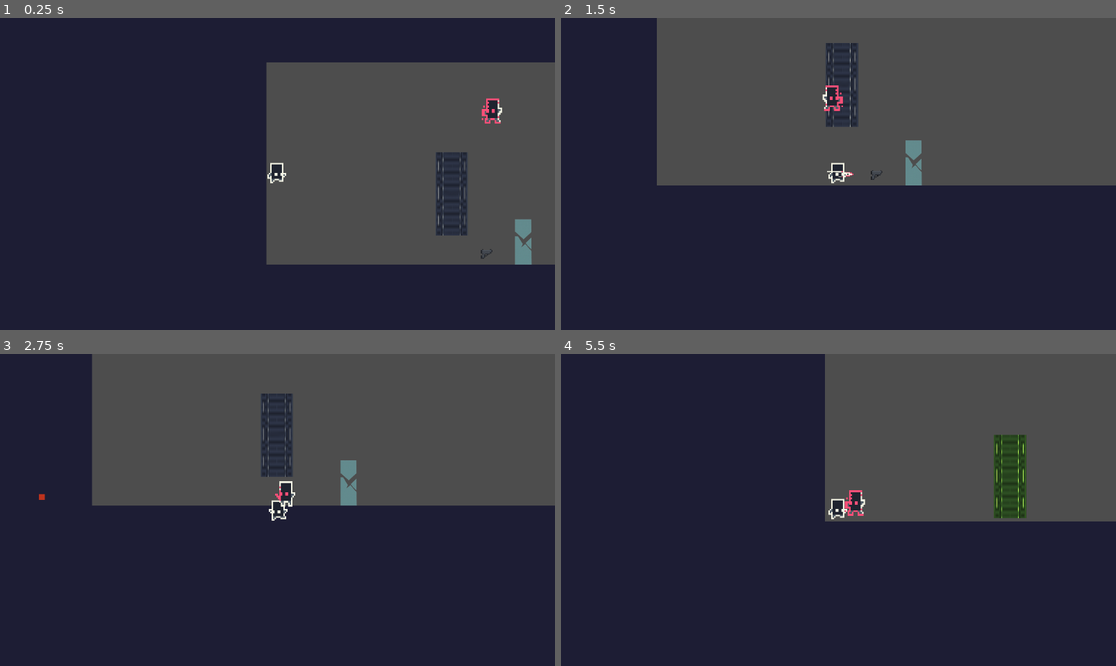
Above: before the commit, frames 1-4 (two rows, left to right).
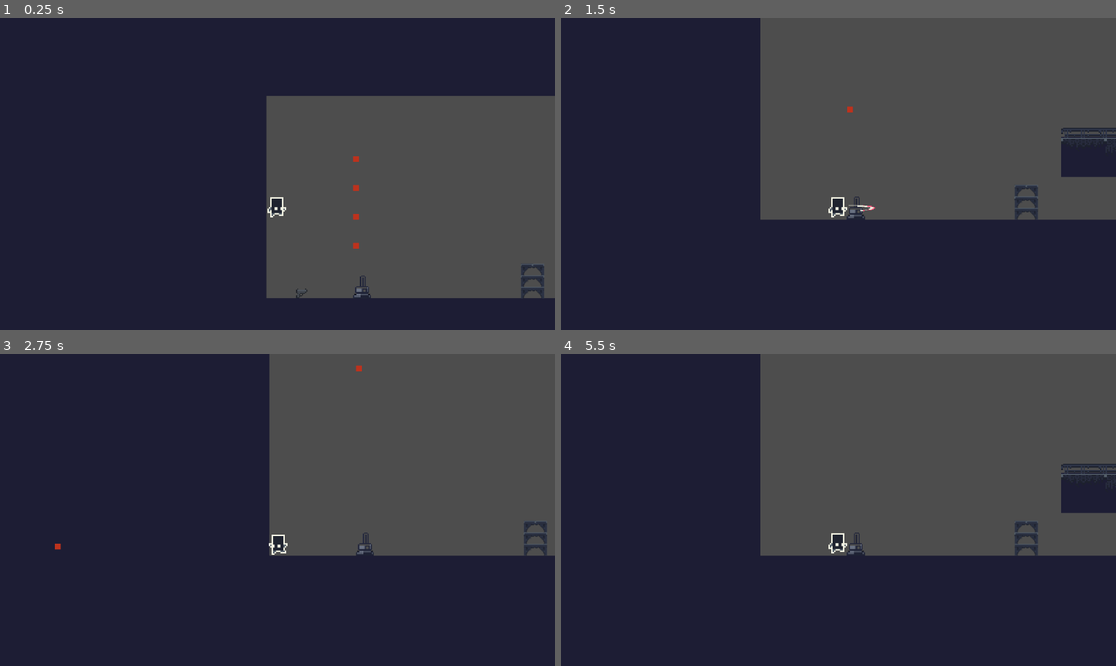
Above: after the commit, the same moments.

Repository: Varreaux/W3Game
Game: Godot game, scene res://main.tscn
Same seed, same stepped clock (60 frames per second), same inputs: the game is played once before the commit and once after it.
Inputs:
- Up to frame 1 (0.25 s): no input
- Up to frame 2 (1.5 s): tap Enter (ui_accept) at 0.5, 0.77 s; hold Right (ui_right) from 0.53 s (still down); tap Space (ui_select) at 0.6, 1.35 s
- Up to frame 3 (2.75 s): tap Enter (ui_accept) at 1.52 s; release Right (ui_right) at 2.03 s; hold Left (ui_left) from 2.03 s (still down); tap Space (ui_select) at 2.1 s
- Up to frame 4 (5.5 s): release Left (ui_left) at 2.78 s; hold Right (ui_right) 2.78-4.28 s; tap Space (ui_select) every 0.75 s from 2.85 to 5.1 s; tap Enter (ui_accept) at 3.02, 3.77, 4.52 s; hold Left (ui_left) 4.28-5.03 s; hold Right (ui_right) from 5.03 s (still down)

The runs differ from the first frame. In frame 1, 13% of the frame differs, in the area x 48-100%, y 14-90%; in frame 2, 20%; in frame 3, 25%, in the area x 7-100%, y 0-65%; in frame 4, 16%.

Commit message:
starting building world, added turret

Diff:
--- /dev/null
+++ b/box_stand.tscn
@@ -0,0 +1,18 @@
+[gd_scene load_steps=3 format=3 uid="uid://c78un30vcng8m"]
+
+[ext_resource type="Texture2D" uid="uid://cv6lnsf12w2gu" path="res://industrial.v2.png" id="1_bjlu6"]
+
+[sub_resource type="RectangleShape2D" id="RectangleShape2D_5e2x3"]
+size = Vector2(32, 48)
+
+[node name="box_stand" type="StaticBody2D"]
+
+[node name="CollisionShape2D" type="CollisionShape2D" parent="."]
+position = Vector2(32, 0)
+shape = SubResource("RectangleShape2D_5e2x3")
+
+[node name="Sprite2D" type="Sprite2D" parent="."]
+position = Vector2(32, 0)
+texture = ExtResource("1_bjlu6")
+region_enabled = true
+region_rect = Rect2(383.71, 31.6841, 32.7138, 48.6932)
--- a/breakable_door.gd
+++ b/breakable_door.gd
@@ -13,7 +13,8 @@
 
 func _on_hitbox_area_entered(area: Area2D) -> void:
 	#if area.name == "bullet":
-	if area.is_in_group("bullets"):
+	#if area.is_in_group("bullets"):
+	if area.name == "sword":
 		area.queue_free()
 		$AnimatedSprite2D.play("breaking")  # Play the animation
 		await get_tree().create_timer(.3).timeout  # Wait 2 seconds
--- a/bullet.gd
+++ b/bullet.gd
@@ -13,3 +13,9 @@
 func _process(delta: float) -> void:
 	position += direction * speed * delta
 	#pass
+
+
+func _on_body_entered(body: Node2D) -> void:
+	if body.name == "turret":
+		body.slow_down()
+		queue_free()
--- a/bullet.tscn
+++ b/bullet.tscn
@@ -16,3 +16,5 @@
 offset_right = 8.0
 offset_bottom = 8.0
 color = Color(0.741462, 0.195056, 0.114459, 1)
+
+[connection signal="body_entered" from="." to="." method="_on_body_entered"]
--- a/main.tscn
+++ b/main.tscn
@@ -1,13 +1,18 @@
-[gd_scene load_steps=9 format=3 uid="uid://wwbqbws515pt"]
+[gd_scene load_steps=13 format=3 uid="uid://wwbqbws515pt"]
 
 [ext_resource type="PackedScene" uid="uid://cq2cov84cq0s1" path="res://player.tscn" id="1_3pe8w"]
 [ext_resource type="PackedScene" uid="uid://dcst2x8q5jyg2" path="res://breakable_door.tscn" id="2_12cy2"]
-[ext_resource type="PackedScene" uid="uid://cbnugvsnnvqrm" path="res://sliding_door.tscn" id="3_pqtyk"]
+[ext_resource type="PackedScene" uid="uid://b788vxeh7ug22" path="res://regular_wall.tscn" id="4_3ijgk"]
 [ext_resource type="PackedScene" uid="uid://c6lhuspcu3v85" path="res://gun.tscn" id="4_aheta"]
-[ext_resource type="PackedScene" uid="uid://dv1ikq1wucki2" path="res://ghost.tscn" id="5_wlapj"]
+[ext_resource type="PackedScene" uid="uid://dongws64nfc2n" path="res://sword_icon.tscn" id="5_4cule"]
+[ext_resource type="PackedScene" uid="uid://c78un30vcng8m" path="res://box_stand.tscn" id="6_hitre"]
+[ext_resource type="PackedScene" uid="uid://33f50xmlqra6" path="res://turret.tscn" id="7_s40y1"]
 
 [sub_resource type="RectangleShape2D" id="RectangleShape2D_j3gum"]
-size = Vector2(1209, 111.5)
+size = Vector2(1216, 96)
+
+[sub_resource type="RectangleShape2D" id="RectangleShape2D_rgihs"]
+size = Vector2(1445, 410)
 
 [sub_resource type="RectangleShape2D" id="RectangleShape2D_egj7i"]
 size = Vector2(1216, 32)
@@ -15,12 +20,15 @@
 [sub_resource type="RectangleShape2D" id="RectangleShape2D_4qpgp"]
 size = Vector2(20, 392)
 
+[sub_resource type="RectangleShape2D" id="RectangleShape2D_qe6t8"]
+size = Vector2(16, 776)
+
 [node name="main" type="Node2D"]
 
 [node name="floor" type="StaticBody2D" parent="."]
 
 [node name="CollisionShape2D" type="CollisionShape2D" parent="floor"]
-position = Vector2(611.5, 175.75)
+position = Vector2(608, 168)
 shape = SubResource("RectangleShape2D_j3gum")
 
 [node name="Control" type="Control" parent="floor"]
@@ -35,6 +43,31 @@
 anchor_top = 1.8
 anchor_right = 17.9
 anchor_bottom = 10.15
+offset_top = 48.0
+offset_right = 500.0
+offset_bottom = 98.0
+color = Color(0.113725, 0.113725, 0.203922, 1)
+metadata/_edit_use_anchors_ = true
+
+[node name="floor" type="StaticBody2D" parent="floor"]
+
+[node name="CollisionShape2D" type="CollisionShape2D" parent="floor/floor"]
+position = Vector2(1701.5, 1104)
+shape = SubResource("RectangleShape2D_rgihs")
+
+[node name="Control" type="Control" parent="floor/floor"]
+layout_mode = 3
+anchors_preset = 0
+offset_right = 40.0
+offset_bottom = 40.0
+
+[node name="ColorRect" type="ColorRect" parent="floor/floor/Control"]
+layout_mode = 1
+anchors_preset = -1
+anchor_left = 17.95
+anchor_top = 21.2
+anchor_right = 48.1
+anchor_bottom = 29.55
 offset_top = 48.0
 offset_right = 500.0
 offset_bottom = 98.0
@@ -91,18 +124,64 @@
 color = Color(0.113427, 0.112603, 0.202705, 1)
 metadata/_edit_use_anchors_ = true
 
+[node name="left_wall" type="StaticBody2D" parent="left_wall"]
+
+[node name="CollisionShape2D" type="CollisionShape2D" parent="left_wall/left_wall"]
+position = Vector2(1208, 508)
+shape = SubResource("RectangleShape2D_qe6t8")
+
+[node name="Control" type="Control" parent="left_wall/left_wall"]
+layout_mode = 3
+anchors_preset = 0
+offset_right = 40.0
+offset_bottom = 40.0
+metadata/_edit_use_anchors_ = true
+
+[node name="ColorRect" type="ColorRect" parent="left_wall/left_wall/Control"]
+layout_mode = 1
+anchors_preset = -1
+anchor_left = 18.0
+anchor_top = 7.8
+anchor_right = 18.0
+anchor_bottom = 26.6
+offset_top = -192.0
+offset_right = 499.0
+offset_bottom = -160.0
+color = Color(0.113427, 0.112603, 0.202705, 1)
+metadata/_edit_use_anchors_ = true
+
 [node name="Player" parent="." instance=ExtResource("1_3pe8w")]
 position = Vector2(15, -38)
 
 [node name="breakable_door" parent="." instance=ExtResource("2_12cy2")]
-position = Vector2(344, 56)
-
-[node name="sliding_door" parent="." instance=ExtResource("3_pqtyk")]
-position = Vector2(256, 64)
-scale = Vector2(2.81103, 1.78734)
+position = Vector2(1192, 56)
 
 [node name="gun" parent="." instance=ExtResource("4_aheta")]
-position = Vector2(304, 104)
+position = Vector2(48, 112)
 
-[node name="ghost" parent="." instance=ExtResource("5_wlapj")]
-position = Vector2(328, -88)
+[node name="all_reg_walls" type="Control" parent="."]
+layout_mode = 3
+anchors_preset = 0
+offset_right = 40.0
+offset_bottom = 40.0
+
+[node name="regular_wall2" parent="all_reg_walls" instance=ExtResource("4_3ijgk")]
+position = Vector2(782, -58)
+scale = Vector2(3.63269, 2.97189)
+
+[node name="regular_wall" parent="all_reg_walls" instance=ExtResource("4_3ijgk")]
+position = Vector2(416, -8.00001)
+scale = Vector2(1.90596, 1.72392)
+
+[node name="regular_wall3" parent="all_reg_walls" instance=ExtResource("4_3ijgk")]
+position = Vector2(1480, -40)
+scale = Vector2(2.67691, 2.52233)
+
+[node name="sword_icon" parent="." instance=ExtResource("5_4cule")]
+position = Vector2(1976, -40)
+
+[node name="box_stand" parent="." instance=ExtResource("6_hitre")]
+position = Vector2(336, 96)
+
+[node name="turret" parent="." instance=ExtResource("7_s40y1")]
+position = Vector2(120, 80)
--- a/player.gd
+++ b/player.gd
@@ -7,6 +7,7 @@
 @export var sword_scene: PackedScene
 
 var has_gun := false
+var has_sword := true
 
 # Get the gravity from the project settings to be synced with RigidBody nodes.
 var gravity: int = ProjectSettings.get_setting("physics/2d/default_gravity")
@@ -49,7 +50,7 @@
 		bullet.direction = facing_dir.normalized()
 		get_tree().current_scene.add_child(bullet)
 
-	if Input.is_action_just_pressed("ui_select"):  # Example: Z key
+	if has_sword and Input.is_action_just_pressed("ui_select"):  # Example: Z key
 		if sword_scene:
 			var sword = sword_scene.instantiate()
 			if facing_dir.x < 0:
--- a/player.tscn
+++ b/player.tscn
@@ -60,6 +60,7 @@
 offset_bottom = 16.0
 
 [node name="Camera2D" type="Camera2D" parent="."]
+position = Vector2(0, -47)
 zoom = Vector2(1.5, 1.5)
 
 [node name="AnimatedSprite2D" type="AnimatedSprite2D" parent="."]
--- /dev/null
+++ b/regular_wall.tscn
@@ -0,0 +1,33 @@
+[gd_scene load_steps=3 format=3 uid="uid://b788vxeh7ug22"]
+
+[ext_resource type="Texture2D" uid="uid://cv6lnsf12w2gu" path="res://industrial.v2.png" id="1_ii3ye"]
+
+[sub_resource type="RectangleShape2D" id="RectangleShape2D_l4kob"]
+size = Vector2(191.906, 30.2904)
+
+[node name="regular_wall" type="StaticBody2D"]
+texture_filter = 1
+scale = Vector2(2.66797, 2.47178)
+
+[node name="CollisionShape2D" type="CollisionShape2D" parent="."]
+position = Vector2(95.953, 24.8548)
+shape = SubResource("RectangleShape2D_l4kob")
+
+[node name="Control" type="Control" parent="."]
+layout_mode = 3
+anchors_preset = 0
+offset_right = 192.0
+offset_bottom = 40.0
+
+[node name="ColorRect" type="ColorRect" parent="Control"]
+layout_mode = 0
+offset_top = 8.0
+offset_right = 192.0
+offset_bottom = 40.0
+color = Color(0.113725, 0.113725, 0.203922, 1)
+
+[node name="Sprite2D" type="Sprite2D" parent="Control"]
+position = Vector2(96, 8)
+texture = ExtResource("1_ii3ye")
+region_enabled = true
+region_rect = Rect2(-0.38932, -0.586723, 192.223, 32.125)
--- /dev/null
+++ b/sword_icon.gd
@@ -0,0 +1,26 @@
+extends Area2D
+
+
+var float_timer := 0.0
+var start_y := 0.0
+
+
+
+# Called when the node enters the scene tree for the first time.
+func _ready() -> void:
+	start_y = position.y  # Remember starting height
+	pass # Replace with function body.
+
+
+# Called every frame. 'delta' is the elapsed time since the previous frame.
+func _process(delta: float) -> void:
+	float_timer += delta
+	position.y = start_y + sin(float_timer * 2.0) * 5.0  # Float up and down
+	var brightness = 0.75 + sin(float_timer * 4.0) * 0.25
+	$Sprite2D.modulate = Color(1, 1, brightness)  # Pulses white → pale yellow
+
+
+func _on_body_entered(body: Node2D) -> void:
+	if body.name == "Player":
+		body.has_sword = true
+		queue_free()  # Remove the gun from the scene
--- /dev/null
+++ b/sword_icon.tscn
@@ -0,0 +1,21 @@
+[gd_scene load_steps=4 format=3 uid="uid://dongws64nfc2n"]
+
+[ext_resource type="Script" path="res://sword_icon.gd" id="1_1l3n1"]
+[ext_resource type="Texture2D" uid="uid://13mrs15kunba" path="res://sword_art.png" id="1_r4lky"]
+
+[sub_resource type="RectangleShape2D" id="RectangleShape2D_gfo4m"]
+size = Vector2(32, 32)
+
+[node name="sword_icon" type="Area2D"]
+script = ExtResource("1_1l3n1")
+
+[node name="CollisionShape2D" type="CollisionShape2D" parent="."]
+position = Vector2(8, 8)
+shape = SubResource("RectangleShape2D_gfo4m")
+
+[node name="Sprite2D" type="Sprite2D" parent="."]
+position = Vector2(7.5, 10.5)
+scale = Vector2(0.0439453, 0.0419922)
+texture = ExtResource("1_r4lky")
+
+[connection signal="body_entered" from="." to="." method="_on_body_entered"]
--- /dev/null
+++ b/turret.gd
@@ -0,0 +1,36 @@
+extends CharacterBody2D
+
+@export var bullet_scene: PackedScene
+
+var bullet_interval = 0.05  # fast by default
+var turret_slowed = false
+
+
+func _ready():
+	$Timer.stop()  # Stop it first, just to be safe
+	$Timer.wait_time = bullet_interval  # Set the faster interval
+	$Timer.start()  # Now start it
+#func _ready():
+	#$Timer.wait_time = bullet_interval
+	#$Timer.start()
+
+func shoot_bullet():
+	var bullet = bullet_scene.instantiate()
+	bullet.global_position = global_position + Vector2(0, -10)  # 10 pixels higher
+	#bullet.global_position = global_position
+	bullet.direction = Vector2.UP
+	bullet.speed = 800  # Only turret sets this
+	#bullet.velocity = Vector2.UP * 800  # really fast
+	get_tree().current_scene.add_child(bullet)
+
+func slow_down():
+	if not turret_slowed:
+		#turret_slowed = true
+		$Timer.stop()
+		$Timer.wait_time += 0.1  # much slower
+		$Timer.start()
+
+
+func _on_timer_timeout() -> void:
+	print($Timer.wait_time)
+	shoot_bullet()
--- /dev/null
+++ b/turret.tscn
@@ -0,0 +1,25 @@
+[gd_scene load_steps=5 format=3 uid="uid://33f50xmlqra6"]
+
+[ext_resource type="Script" path="res://turret.gd" id="1_a0qh1"]
+[ext_resource type="PackedScene" uid="uid://cuy0lgtl7esbu" path="res://bullet.tscn" id="2_v71ta"]
+[ext_resource type="Texture2D" uid="uid://dlflbuvs2kpq7" path="res://turret_art.png" id="3_w2nrs"]
+
+[sub_resource type="RectangleShape2D" id="RectangleShape2D_d447f"]
+size = Vector2(24, 32)
+
+[node name="turret" type="CharacterBody2D"]
+script = ExtResource("1_a0qh1")
+bullet_scene = ExtResource("2_v71ta")
+
+[node name="Timer" type="Timer" parent="."]
+
+[node name="CollisionShape2D" type="CollisionShape2D" parent="."]
+position = Vector2(12, 24)
+shape = SubResource("RectangleShape2D_d447f")
+
+[node name="Sprite2D" type="Sprite2D" parent="."]
+position = Vector2(12, 24)
+scale = Vector2(0.0351562, 0.0371093)
+texture = ExtResource("3_w2nrs")
+
+[connection signal="timeout" from="Timer" to="." method="_on_timer_timeout"]
Binary file added: sword_art.png
Not shown, added: sword_art.png.import
Binary file added: turret_art.png
Not shown, added: turret_art.png.import
